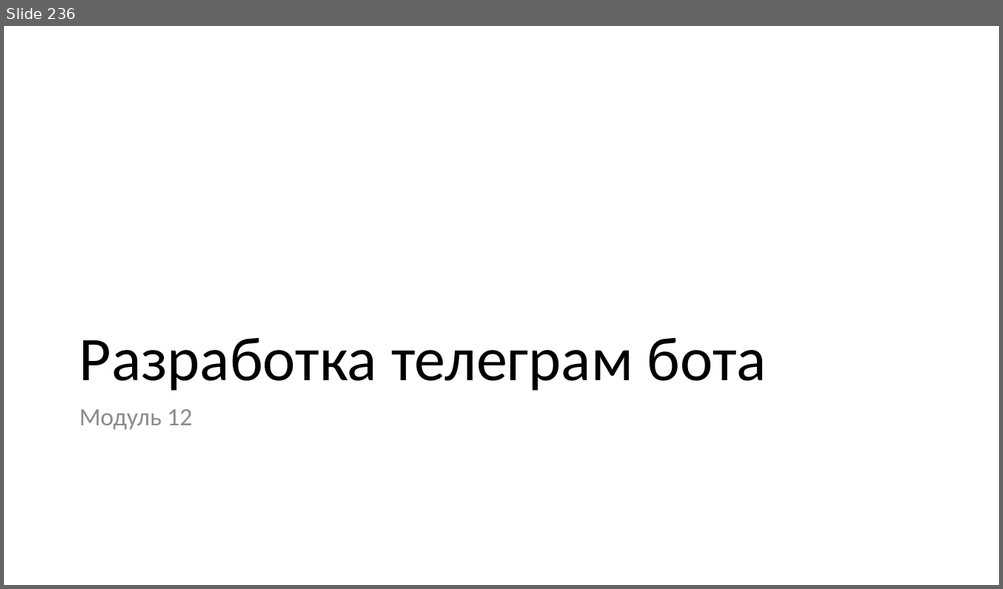
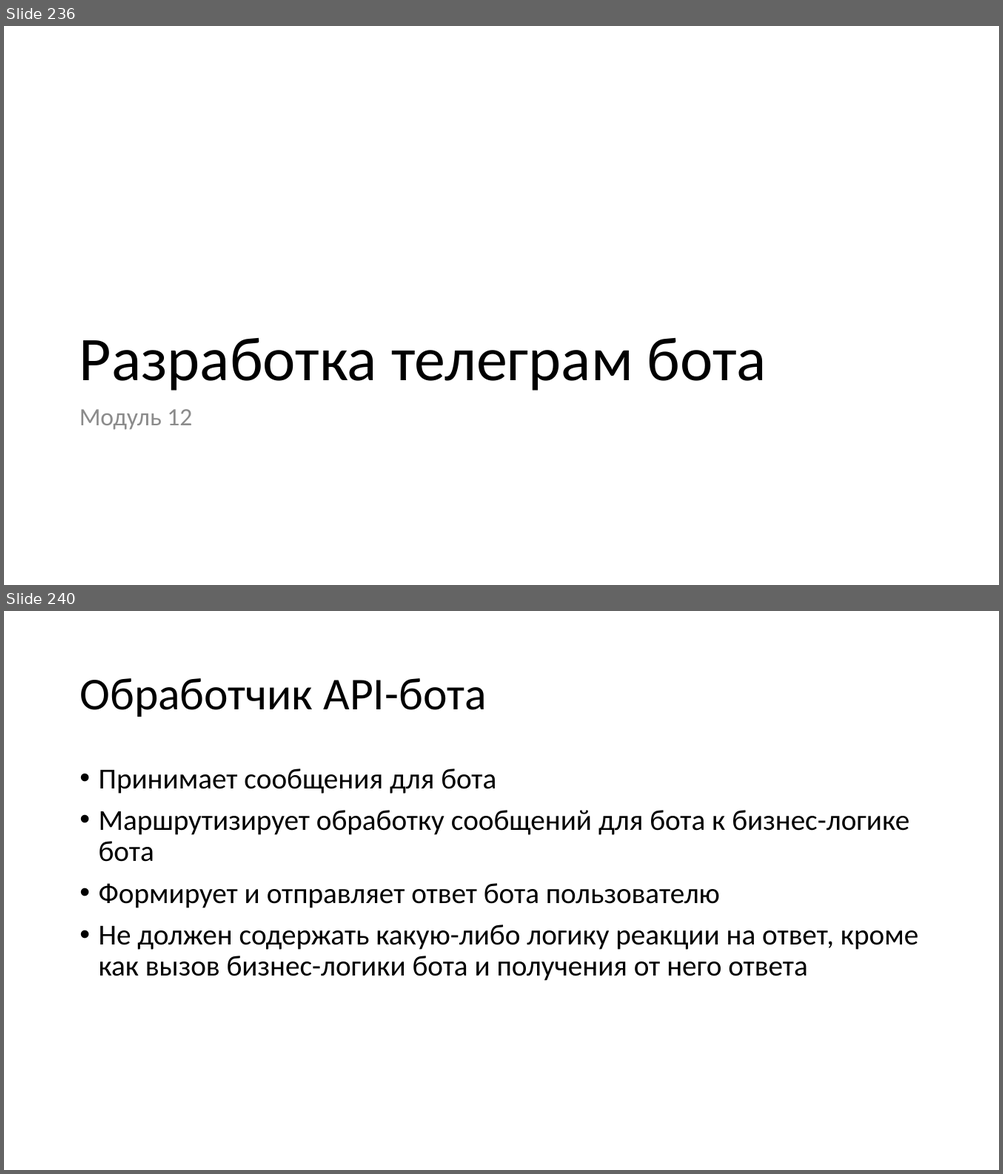
Before and after one commit to paveltsytovich/telegram-course, a slide deck: Presentation/Разработка ботов для телеграмм на Python.pptx. Shown one above the other, each under a label of ours: slide 236 before the commit, slides 236 and 240 after it; the slides between them are not shown. The pictures are 1003x589 and 1003x1174 pixels, drawn with LibreOffice and Linux fonts; fonts in the diff are those of the drawing. Boxes give left, top, right and bottom in pixels: in the first picture for what was removed or moved away, otherwise in the second. Text is boxed around its words. In the diff, an @@ line names an element or a change of style, - is before the commit and + after.

Commit message:
Описание архитектурных слоев бота

```diff
--- a/Presentation/Разработка ботов для телеграмм на Python.pptx
+++ b/Presentation/Разработка ботов для телеграмм на Python.pptx
@@ slide 240 added at (4, 611, 999, 1170), background #FFFFFF @@
@@ title added at (79, 678, 486, 717), 44 pt, text #000000 @@
+Обработчик API-бота
@@ text added at (99, 769, 918, 981), 28 pt, text #000000 @@
+• Принимает сообщения для бота
+• Маршрутизирует обработку сообщений для бота к бизнес-логике бота
+• Формирует и отправляет ответ бота пользователю
+• Не должен содержать какую-либо логику реакции на ответ, кроме как вызов бизнес-логики бота и получения от него ответа
```
Also in this commit, not shown: 1 slide changed, 8 other slides added.
